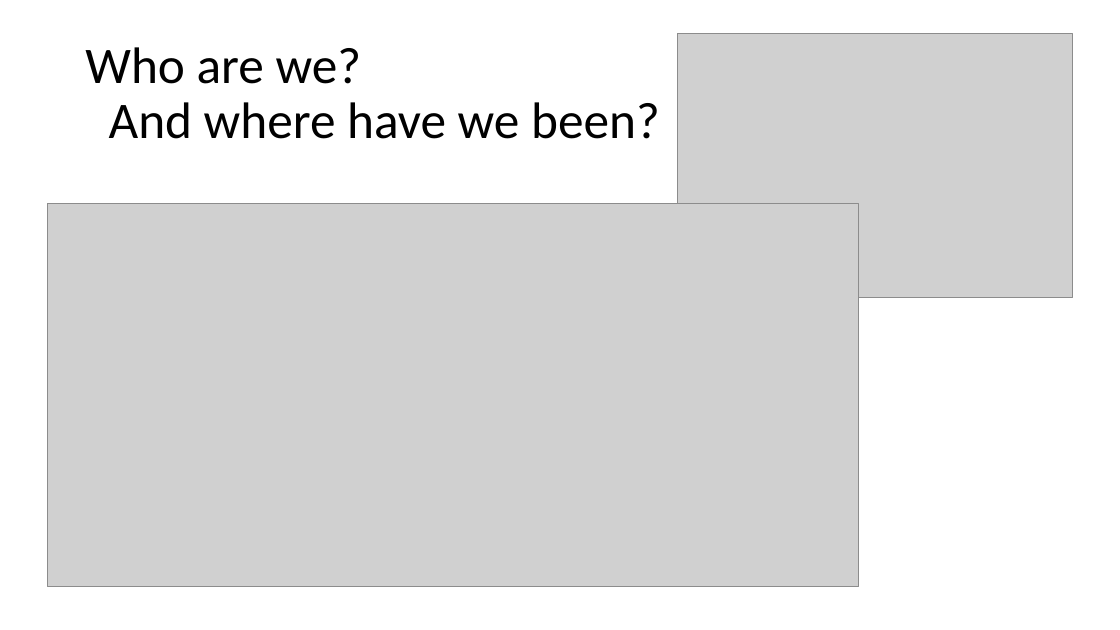
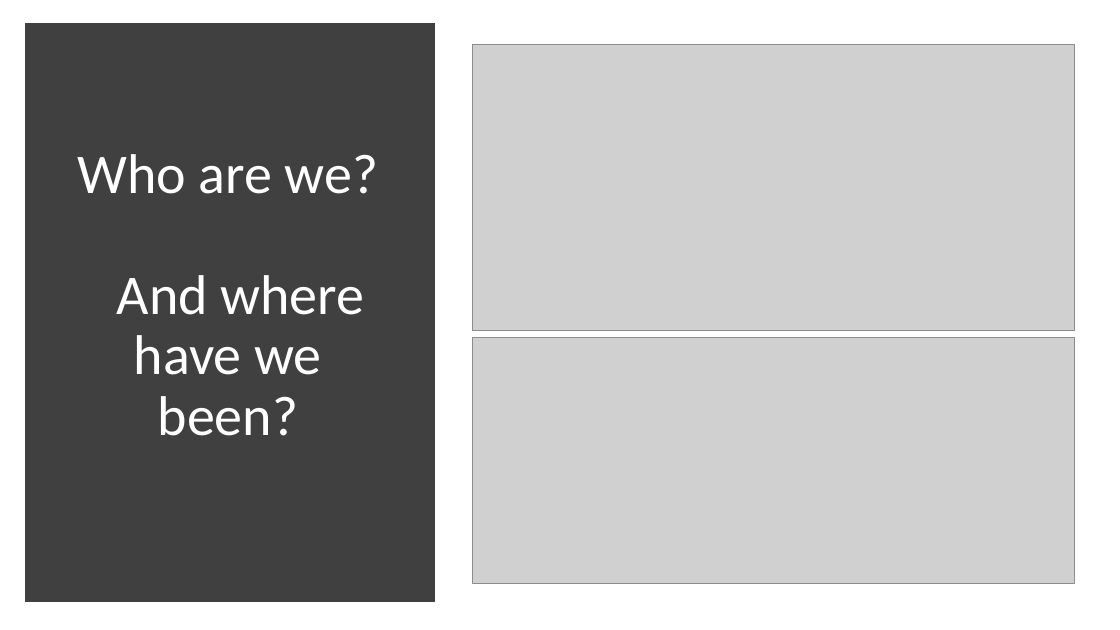
Before and after one commit to adanque/DSC640, a slide deck: slide 2 of Task5-VideoPresentation/Fictious Airways.pptx. Drawn at 1120x630 pixels with LibreOffice and Linux fonts; fonts in the diff are those of the drawing; grey boxes stand for pictures. Boxes give left, top, right and bottom in pixels: in the first picture for what was removed or moved away, otherwise in the second. Text is boxed around its words. In the diff, an @@ line names an element or a change of style, - is before the commit and + after.

```diff
--- a/Task5-VideoPresentation/Fictious Airways.pptx
+++ b/Task5-VideoPresentation/Fictious Airways.pptx
@@ rectangle added at (31,29,429,597), fill #404040, outline #404040 10 pt @@
@@ picture: place and size @@
-picture at (47,203,859,587)
+picture at (472,45,1075,330)
@@ title "Who are we? And where ...": place and size @@
-title "Who are we? And where ..." at (85,47,660,139)
+title "Who are we? And where ..." at (77,154,378,436)
@@ title "Who are we? And where ..." at (77,154,378,436): size 44 to 48 pt, text colour #000000 to #FFFFFF; alignment left to centre @@
@@ picture: place and size @@
-picture at (677,34,1073,298)
+picture at (472,337,1075,583)
```
Also in this commit, not shown: 16 other slides changed, 8 other files.
